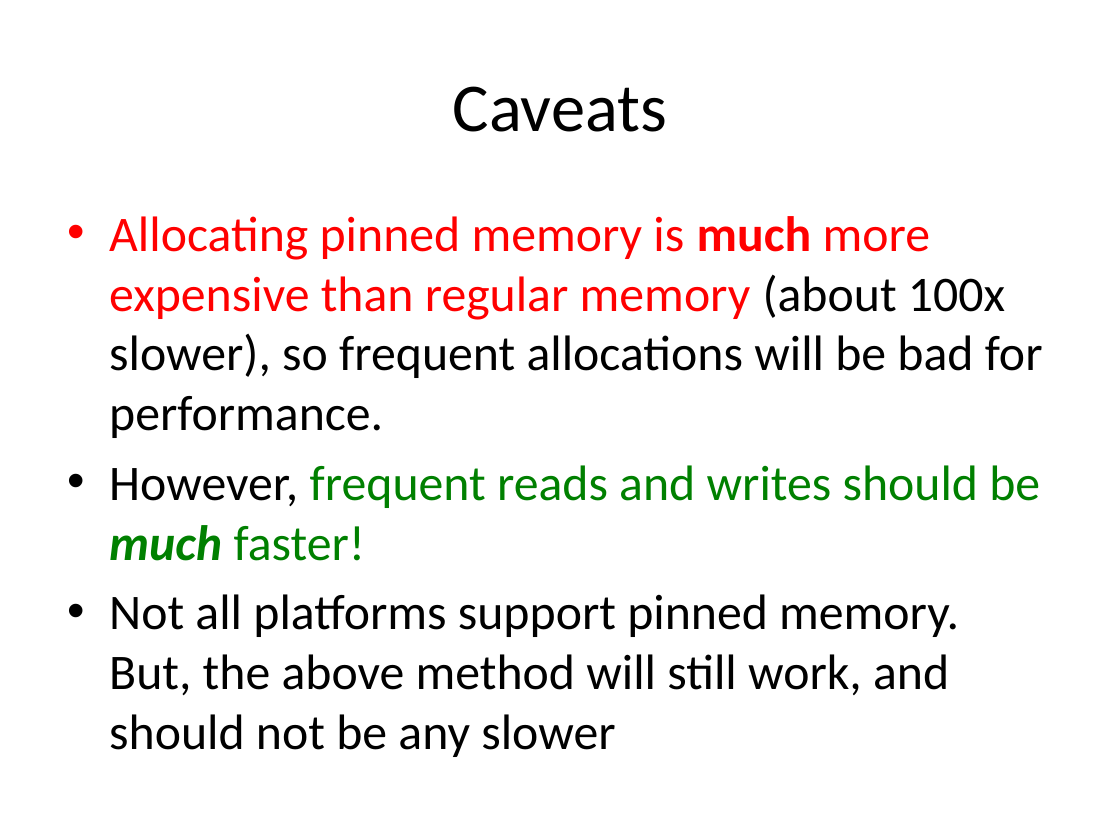
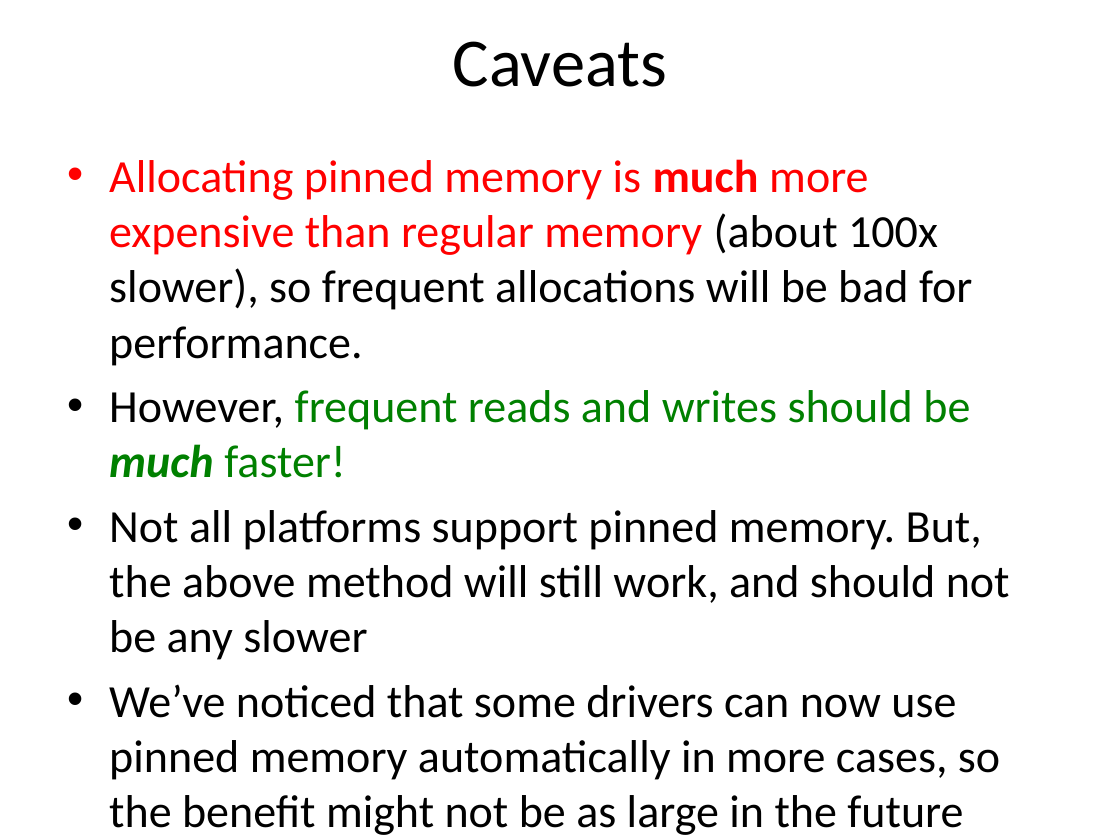
Before and after one commit to UoB-HPC/opencl-training-code, a slide deck: slide 25 of slides/advanced_part1.pptx. Drawn at 1120x840 pixels with LibreOffice and Linux fonts; fonts in the diff are those of the drawing. Boxes give left, top, right and bottom in pixels: in the first picture for what was removed or moved away, otherwise in the second. Text is boxed around its words. In the diff, an @@ line names an element or a change of style, - is before the commit and + after.

```diff
--- a/slides/advanced_part1.pptx
+++ b/slides/advanced_part1.pptx
@@ title "Caveats": place and size @@
-title "Caveats" at box(453, 86, 667, 132)
+title "Caveats" at box(453, 41, 667, 87)
@@ text "Allocating pinned memory is much ...": place and size @@
-text "Allocating pinned memory is much ..." at box(109, 216, 1043, 757)
+text "Allocating pinned memory is much ..." at box(109, 159, 1010, 835)
@@ text at box(109, 159, 1010, 660): size 32 to 29.6 pt in "Allocating pinned memory is much more expensive ...", "However, frequent reads and writes should be ...", "Not all platforms support pinned memory. But, ..." @@
@@ text at box(109, 684, 1000, 835): paragraph added @@
+• We’ve noticed that some drivers can now use pinned memory automatically in more cases, so the benefit might not be as large in the future
```
Also in this commit, not shown: 5 other slides changed.
